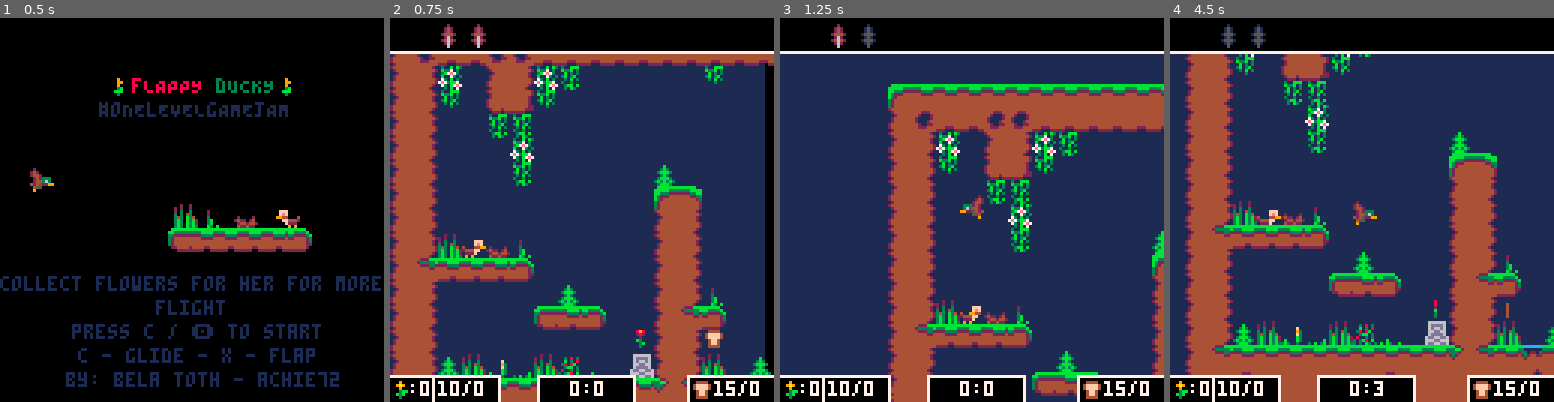
Above: before the commit, frames 1-4 (left to right).
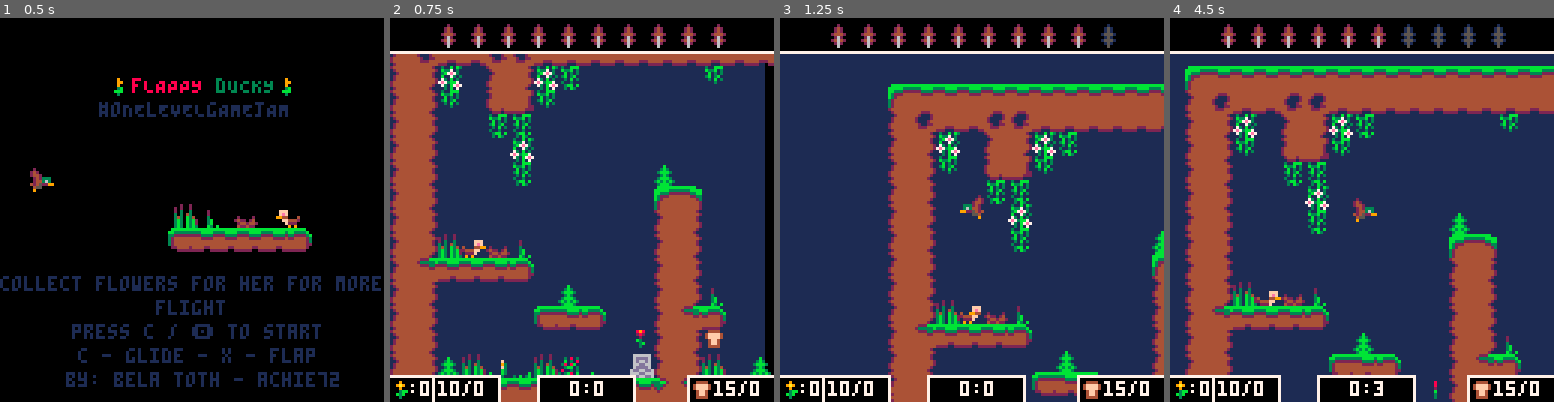
Above: after the commit, the same moments.

Repository: Achie72/flappy_ducky
Game: PICO-8 cartridge ducky.p8
Two runs of this game, one before a commit and one after it. Both use one fixed random seed, a clock stepped at 60 frames per second and the inputs below.
Inputs:
- Up to frame 1 (0.5 s): tap X (X key) at 0.33 s
- Up to frame 2 (0.75 s): tap O (Z key) at 0.7 s
- Up to frame 3 (1.25 s): tap X (X key) at 1.07 s
- Up to frame 4 (4.5 s): hold Right 1.6-2.1 s; tap O (Z key) every 0.4 s from 1.7 to 4.1 s; tap X (X key) at 1.85, 2.97, 4.08 s; hold Right 2.47-3.03 s; hold Left 3.08-3.58 s; hold Right from 4.02 s (still down)

Frame 1 is identical in both runs. In frame 2, 1.2% of the frame differs, in the area x 28-88%, y 1-8%; in frame 3, 1.3%; in frame 4, 36%, in the area x 3-100%, y 1-100%.

Commit message:
Remove unused code

Diff:
--- a/ducky.p8
+++ b/ducky.p8
@@ -107,8 +107,8 @@
 		maxFall = 1,
 		maxSpeed = 1,
 		negmaxSpeed = -1,
-		flaps = 2,
-		maxFlaps = 2,
+		flaps = 10,
+		maxFlaps = 10,
 		flowers = 0,
 		flowersCollected = 0,
 		bread = 0,
@@ -213,14 +213,6 @@
 	spr(object.actualframe,flr(object.x),flr(object.y),1,1,ticks)
 end
 
-function dst(o1,o2)
-	return sqrt(sqr(o1.x-o2.x)+sqr(o1.y-o2.y))
-end
-
-function sqr(x)
-	return x*x
-end
-
 function collide_map(object,width,heigth,direction,flag)
 
 	local x = object.x
@@ -628,6 +620,14 @@
 		rectfill(player.x-10,player.y+60,player.x+20,player.y+70,0)
 		print(global.minutes..":"..global.secs, player.x,player.y+61,7)
 	end
+
+	local txt = "thank you so much for"
+	local t2 = "100"
+	local t3 = "followers!!!"
+
+	print(txt,70*8-(#txt*2),96,9)
+	print(t2,70*8-(#t2*2),104,9)
+	print(t3,70*8-(#t3*2),112,9)
 end
 
 
